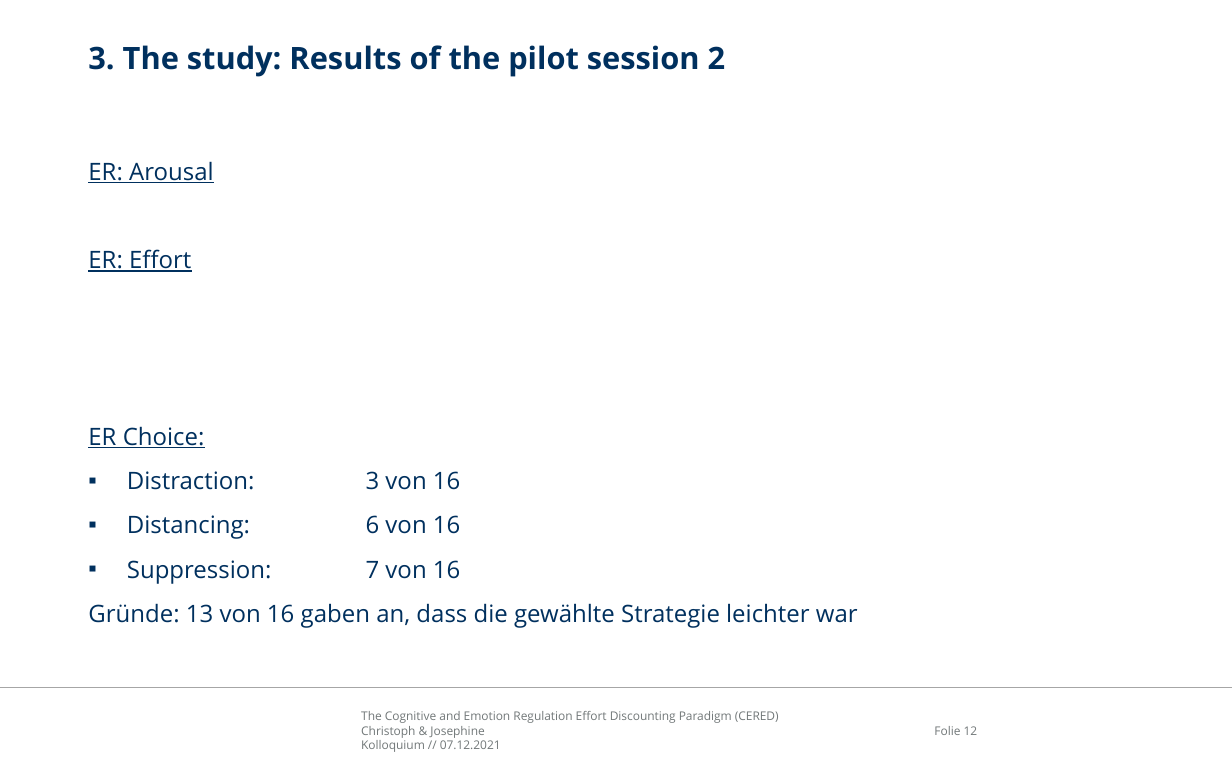
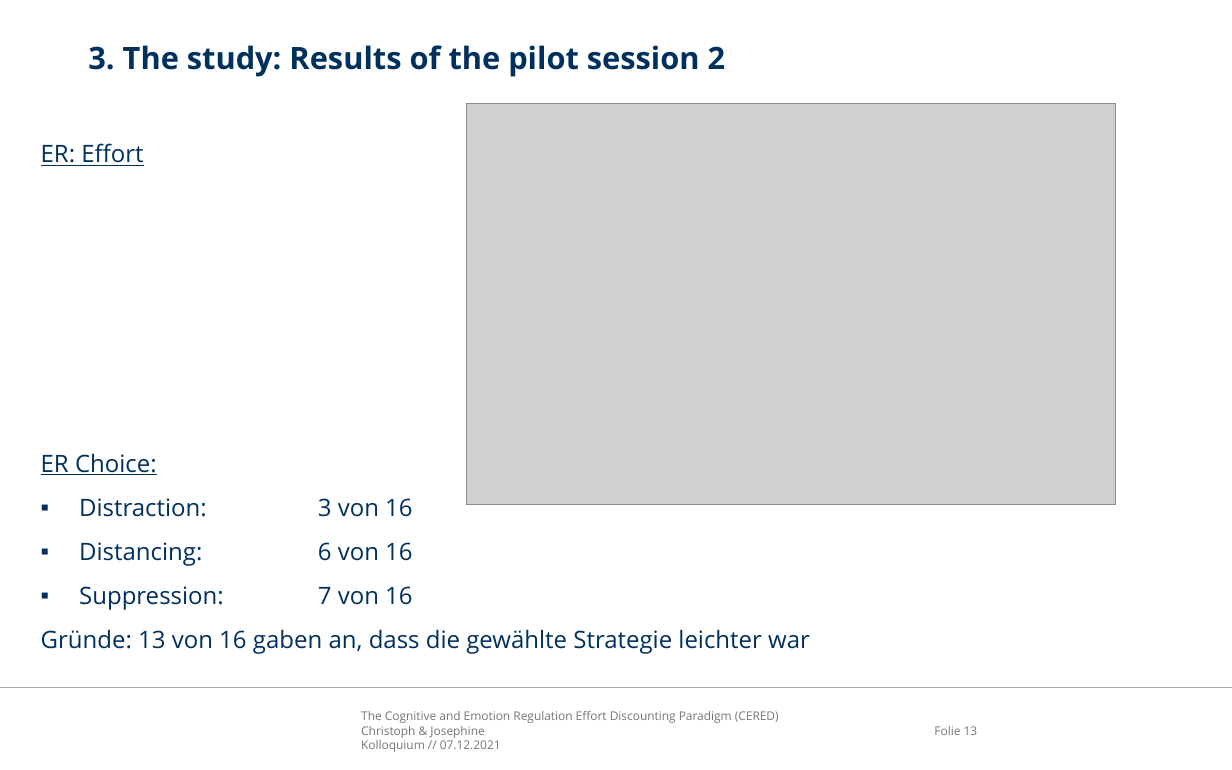
Before and after one commit to ChScheffel/CAD, a slide deck: slide 13 of 99_Thinktank/Talks/21-12-07_Kolloquium/CERED_Presentation.pptx (slide 12 before the commit). Drawn at 1232x770 pixels with LibreOffice and Linux fonts; fonts in the diff are those of the drawing; grey boxes stand for pictures; background and template pictures are left out. Boxes give left, top, right and bottom in pixels: in the first picture for what was removed or moved away, otherwise in the second. Text is boxed around its words. In the diff, an @@ line names an element or a change of style, - is before the commit and + after.

```diff
--- a/99_Thinktank/Talks/21-12-07_Kolloquium/CERED_Presentation.pptx
+++ b/99_Thinktank/Talks/21-12-07_Kolloquium/CERED_Presentation.pptx
@@ text "ER: Effort": place and size @@
-text "ER: Effort" at box(88, 161, 858, 628)
+text "ER: Effort" at box(41, 143, 810, 654)
@@ picture added at box(466, 103, 1115, 504) @@
@@ text at box(88, 161, 214, 183): paragraph removed @@
-ER: Arousal
@@ page number at box(934, 726, 978, 735): text changed @@
-Folie 12
+Folie 13
```
Also in this commit, not shown: 1 slide added.
